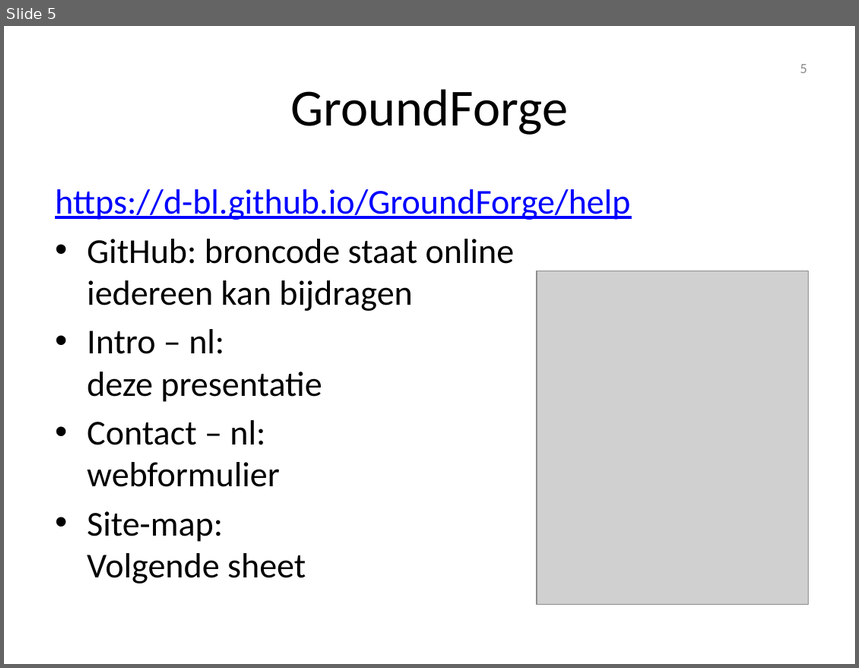
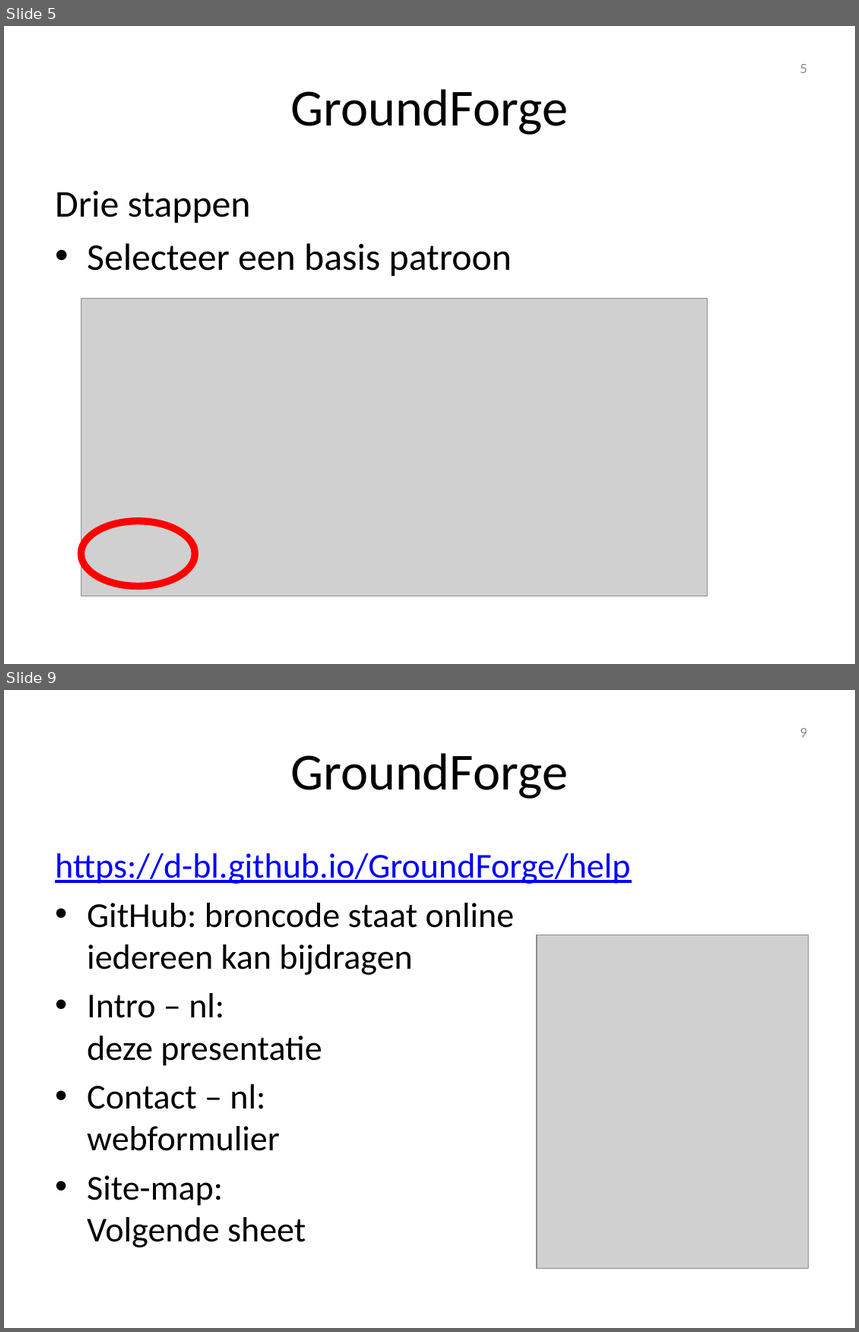
Before and after one commit to d-bl/GroundForge-help, a slide deck: docs/help/NL.pptx. Shown one above the other, each under a label of ours: slide 5 before the commit, slides 5 and 9 after it; the slides between them are not shown. The pictures are 859x668 and 859x1332 pixels, drawn with LibreOffice and Linux fonts; fonts in the diff are those of the drawing; grey boxes stand for pictures; background and template pictures are left out. Boxes give left, top, right and bottom in pixels: in the first picture for what was removed or moved away, otherwise in the second. Text is boxed around its words. In the diff, an @@ line names an element or a change of style, - is before the commit and + after.

```diff
--- a/docs/help/NL.pptx
+++ b/docs/help/NL.pptx
@@ slide 5 added at <box>4,26,855,664</box>, background #FFFFFF @@
@@ page number added at <box>800,64,807,73</box>, 12 pt, text #8C8C8C @@
+5
@@ title added at <box>291,89,568,135</box>, 44 pt, text #000000 @@
+GroundForge
@@ text added at <box>55,190,512,276</box>, 32 pt, text #000000 @@
+Drie stappen
+• Selecteer een basis patroon
@@ picture added at <box>82,298,708,596</box> @@
@@ ellipse added at <box>82,522,196,587</box>, outline #FF0000 6 pt @@
@@ what was slide 5 is now slide 9 @@
@@ page number at <box>800,728,807,737</box>: text changed @@
-5
+9
```
Also in this commit, not shown: 10 slides changed, 3 other slides added, 8 slides removed, 1 other file.
